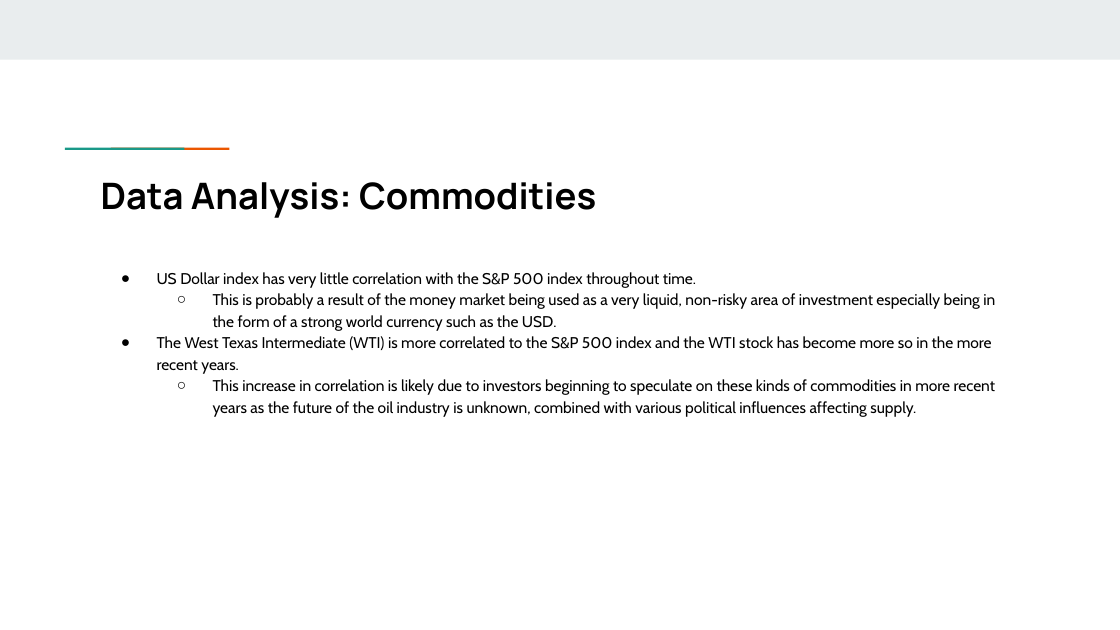
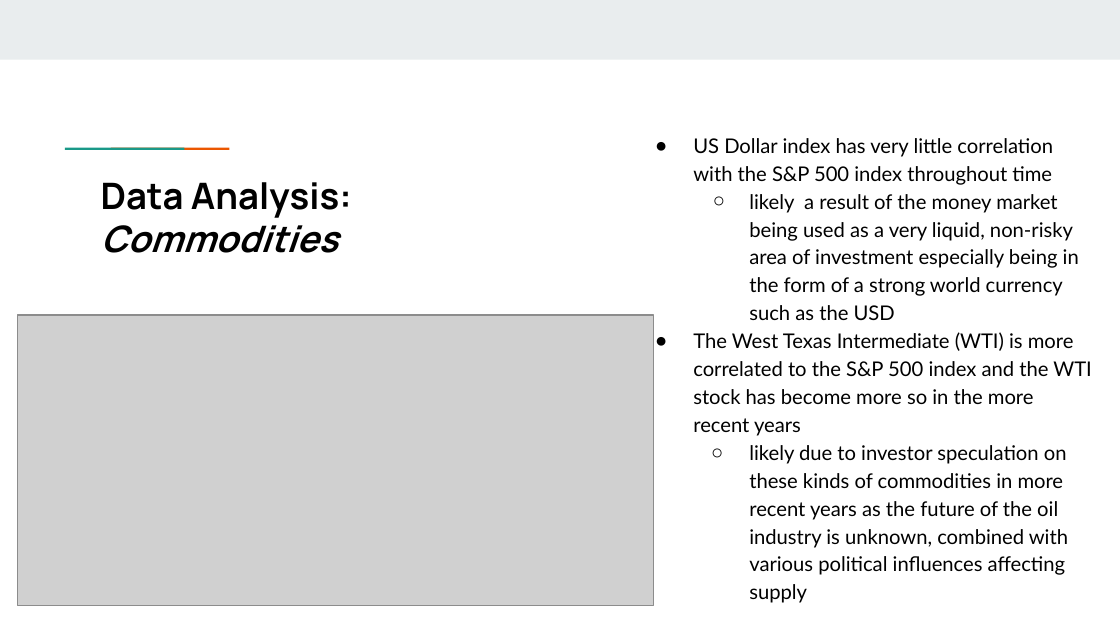
Before and after one commit to lfarlima/Monte-Carlo-Simulation, a slide deck: slide 6 of Project-01/Group Project Presentation.pptx. Drawn at 1120x630 pixels with LibreOffice and Linux fonts; fonts in the diff are those of the drawing; grey boxes stand for pictures. Boxes give left, top, right and bottom in pixels: in the first picture for what was removed or moved away, otherwise in the second. Text is boxed around its words. In the diff, an @@ line names an element or a change of style, - is before the commit and + after.

```diff
--- a/Project-01/Group Project Presentation.pptx
+++ b/Project-01/Group Project Presentation.pptx
@@ text at (693, 138, 1091, 575): text changed; size 10 to 13 pt; font Cabin to Lato @@
-● US Dollar index has very little correlation with the S&P 500 index throughout time.
-  ○ This is probably a result of the money market being used as a very liquid, non-risky area of investment especially being in the form of a strong world currency such as the USD.
-● The West Texas Intermediate (WTI) is more correlated to the S&P 500 index and the WTI stock has become more so in the more recent years.
-  ○ This increase in correlation is likely due to investors beginning to speculate on these kinds of commodities in more recent years as the future of the oil industry is unknown, combined with various political influences affecting supply.
+● US Dollar index has very little correlation with the S&P 500 index throughout time
+  ○ likely a result of the money market being used as a very liquid, non-risky area of investment especially being in the form of a strong world currency such as the USD
+● The West Texas Intermediate (WTI) is more correlated to the S&P 500 index and the WTI stock has become more so in the more recent years
+  ○ likely due to investor speculation on these kinds of commodities in more recent years as the future of the oil industry is unknown, combined with various political influences affecting supply
@@ title at (101, 182, 352, 253): text changed @@
-Data Analysis: Commodities
+Data Analysis:
+Commodities
@@ picture added at (18, 315, 654, 605) @@
```
Also in this commit, not shown: 8 other slides changed, 3 slides added, 3 other files.
